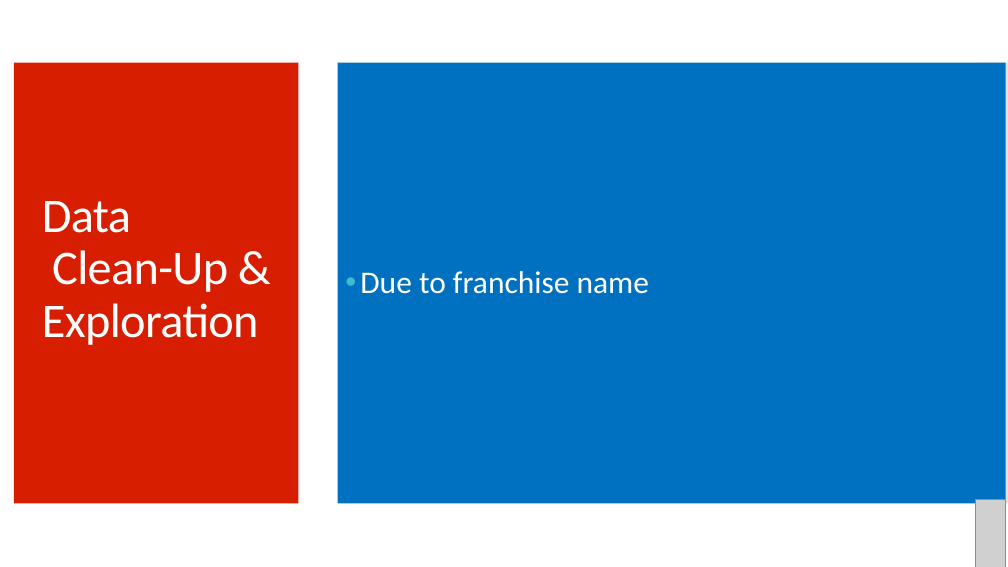
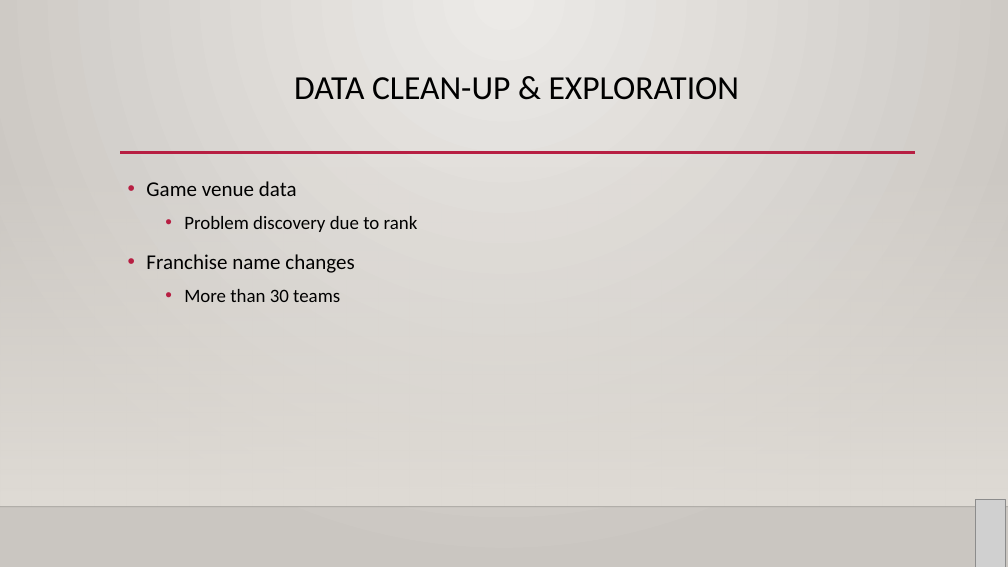
Before and after one commit to cnwaubi/LuckyNumber7, a slide deck: slide 5 of Presentation.pptx. Drawn at 1008x567 pixels with LibreOffice and Linux fonts; fonts in the diff are those of the drawing; grey boxes stand for pictures; background and template pictures are left out. Boxes give left, top, right and bottom in pixels: in the first picture for what was removed or moved away, otherwise in the second. Text is boxed around its words. In the diff, an @@ line names an element or a change of style, - is before the commit and + after.

```diff
--- a/Presentation.pptx
+++ b/Presentation.pptx
@@ background #FFFFFF to gradient #ECEAE7 to #CAC7C1 @@
@@ rectangle removed at [14, 63, 299, 504] @@
@@ title "DATA CLEAN-UP & EXPLORATION" at [294, 77, 740, 100]: vertical alignment middle to top @@
@@ title at [294, 77, 740, 100]: text changed; size 46 to 32 pt; text colour #FFFFFF to #000000 @@
-Data
-Clean-Up & Exploration
+DATA CLEAN-UP & EXPLORATION
@@ rectangle removed at [977, 63, 1008, 504] @@
@@ rectangle added at [0, 167, 1008, 507], fill gradient #DFDBD5 @@
@@ text "Game venue data": place and size @@
-text "Game venue data" at [338, 63, 1006, 504]
+text "Game venue data" at [146, 181, 418, 302]
@@ text "Game venue data" at [146, 181, 418, 302]: vertical alignment middle to top; fill #0070C0 to none @@
@@ line added from (120, 153) to (915, 153), #B71E42 2.5 pt @@
@@ text at [146, 181, 418, 302]: text changed; size 30 to 18 pt; text colour #FFFFFF to #000000 @@
-• Due to franchise name
+• Game venue data
+  • Problem discovery due to rank
+• Franchise name changes
+  • More than 30 teams
@@ line added from (0, 507) to (1008, 507), #000001 1 pt @@
```
Also in this commit, not shown: 7 other slides changed, 8 slides added, 5 slides removed, 2 other files.
